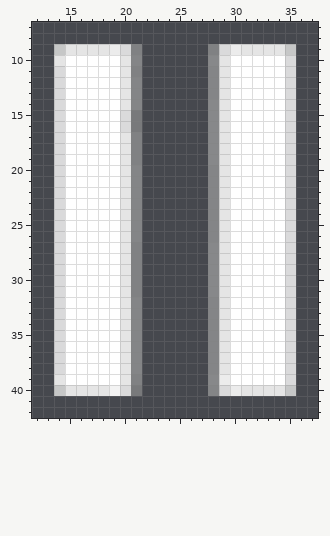
Pixel-art sprite: src/assets/icons/pause.png. Above is the file before it was changed.
The file is 50x50 pixels. Colours within 5 levels of each other are drawn and written as one. Shown: x 12..37, y 7..42.
After the commit:
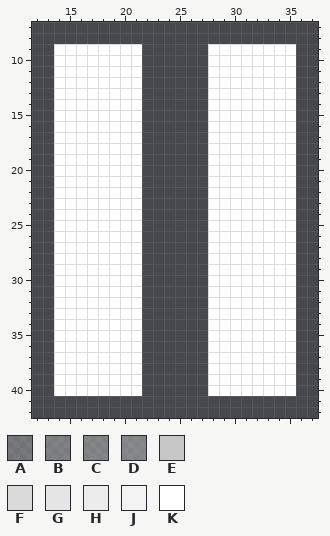
Palette (. is transparent): A #a2a2a28a  B #a8a8a897  C #aaaaaa9e  D #aaaaaaa7  E #cfcfcfef  F #dededef9  G #e7e7e7fc  H #edededfd  J #f4f4f4fe  K #ffffff
What changed:
Colour A gives way to colour K in rows 15 to 16 at x 21; in row 40 at x 21.
Colour B gives way to colour K in row 9 at x 21 and 28; in row 11 at x 21; in rows 17 to 19 at x 21; in rows 27 to 31 at x 21; in row 39 at x 21.
Colour C gives way to colour K in row 10 at x 21; in row 11 at x 28; in rows 12 to 13 at x 21 and 28; in row 14 at x 21; in rows 20 to 26 at x 21 and 28; in rows 32 to 38 at x 21 and 28.
Colour C gives way to colour K in row 40 at x 28.
Colour D gives way to colour K in row 10 at x 28; in rows 14 to 19 at x 28; in rows 27 to 31 at x 28; in row 39 at x 28.
Colour E gives way to colour K in row 9 at x 14 and 35; in row 40 at x 14 and 35.
Colour F gives way to colour K in row 9 at x 20 and 29; in row 10 at x 35; in rows 11 to 14 at x 14 and 35; in rows 15 to 16 at x 14, 20 and 35; in rows 17 to 38 at x 14 and 35; in row 39 at x 35.
Colour F gives way to colour K in row 40 at x 20 and 29.
Colour G gives way to colour K in row 9 at x 15 to 18 and 31 to 34; in row 10 at x 14, 20 and 29; in rows 11 to 14 at x 20 and 29; in rows 15 to 16 at x 29; in rows 17 to 38 at x 20 and 29; in row 39 at x 14 and 20.
Colour G gives way to colour K in row 40 at x 15 to 18 and 31 to 34.
Colour H gives way to colour K in row 9 at x 19 and 30; in row 39 at x 29; in row 40 at x 30.
Colour J gives way to colour K in row 40 at x 19.
Pixel boxes of the changes (left, top, right, bottom) in both pictures:
changed: (54, 44, 142, 396)
changed: (208, 44, 296, 396)
